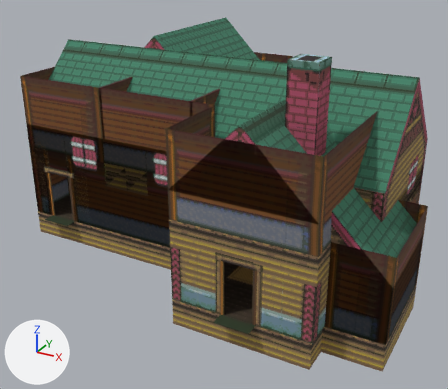
A saved change to the glTF model Graphics/Scenario/fierro/insides/house3_in.glb.
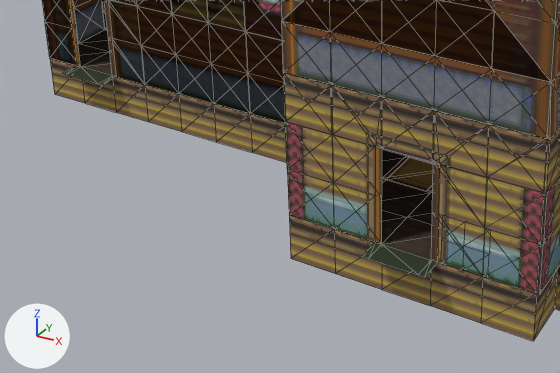
Each version is shown whole from a 50 mm camera at (11.12, -24.78, 11.66) aimed at (0.32, -5.14, 1.85), then close up on the part from 2% to 72% of the width and 46% to 100% of the height. Every picture has the same lights, and +X, +Y and +Z are marked at lower left. The close-ups show mesh edges as thin lines. Vertices at the same position are counted once.

Script lines for the objects in view, before the commit:
```python
me_cube_002 = bpy.data.meshes.new('Cube.002')
me_cube_002.from_pydata(...)  # 464 vertices, 741 faces; spans x -8.0..7.0, y -6.0..6.0, z 2.0..8.0
me_cube_002.materials.append(mat_z_forest5)
me_cube_003 = bpy.data.meshes.new('Cube.003')
me_cube_003.from_pydata(...)  # 696 vertices, 1236 faces; spans x -8.01..6.06, y -6.02..6.01, z 0.0..6.0
# faces by material slot: [316, 854, 66]
me_cube_003.materials.append(mat_z_forest5)
me_cube_003.materials.append(mat_z_casa1)
me_cube_003.materials.append(mat_rug2)  # picture img_z_casa_a__15
me_cube_009 = bpy.data.meshes.new('Cube.009')
me_cube_009.from_pydata(...)  # 367 vertices, 660 faces; spans x -8.0..6.0, y -6.5..6.0, z -1.0..3.0
# faces by material slot: [556, 104]
me_cube_009.materials.append(mat_z_casa1)
me_cube_009.materials.append(mat_z_forest5)
ob_scenario_002 = bpy.data.objects.new('Scenario.002', me_cube_009)
ob_scenario_002.location = (0.0, -4.0, 0.0)
ob_scenario_003 = bpy.data.objects.new('Scenario.003', me_cube_002)
ob_scenario_003.location = (0.0, -4.0, 0.0)
ob_scenario_004 = bpy.data.objects.new('Scenario.004', me_cube_003)
ob_scenario_004.location = (0.0, -4.0, 0.0)
# also in view: 'Scenario.010' at (-1.03, -3.5, 0.01)
```
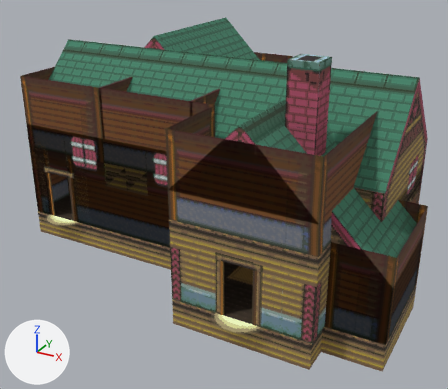
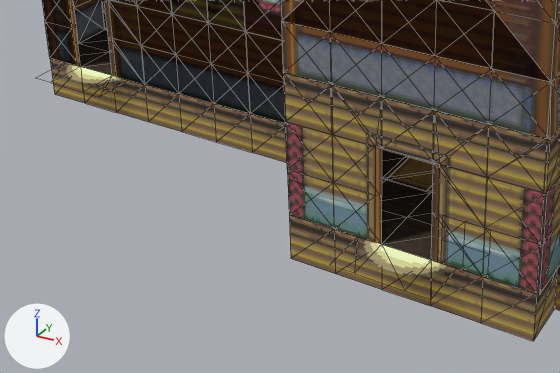
Edits to the bpy script that builds the scene:
```text
Add img_exit:
    img_exit = load_image('exit', '_unpacked/exit', 32, 16, 'sRGB')
Add mat_exit:
    mat_exit = bpy.data.materials.new('exit')
    # colours: black #000000
    # uses the picture img_exit
Change me_cube_009:
    where me_cube_009.from_pydata(...)  # 367 vertices, 660 faces; spans x -8.0..6.0, y -6.5..6.0, z -1.0..3.0
    used by ob_scenario_002; location = (0.0, -4.0, 0.0)
    me_cube_009 part 1
    me_cube_009.vertices[26].co: (-7.13, -3.0, 0.0) -> (-7.5, -3.0, 0.0)  # pixel (76, 65) -> pixel (65, 62)
    me_cube_009.vertices[27].co: (-5.87, -3.0, 0.0) -> (-5.5, -3.0, 0.0)  # pixel (116, 76) -> pixel (128, 80)
    me_cube_009.vertices[28].co: (-7.0, -3.5, 0.0) -> (-7.0, -4.0, 0.0)  # pixel (65, 74) -> not seen
    me_cube_009.vertices[29].co: (-6.0, -3.5, 0.0) -> (-6.0, -4.0, 0.0)  # pixel (97, 83) -> not seen
    me_cube_009.vertices[30].co: (-5.87, -3.5, 0.0) -> (-5.5, -4.0, 0.0)  # pixel (102, 85) -> not seen
    me_cube_009.vertices[31].co: (-7.13, -3.5, 0.0) -> (-7.5, -4.0, 0.0)  # pixel (61, 73) -> not seen
    me_cube_009 part 2
    me_cube_009.vertices[32].co: (2.87, -6.0, 0.0) -> (2.5, -6.0, 0.0)  # pixel (375, 242) -> pixel (357, 236)
    me_cube_009.vertices[33].co: (4.13, -6.0, 0.0) -> (4.5, -6.0, 0.0)  # pixel (437, 262) -> pixel (456, 268)
    me_cube_009.vertices[34].co: (3.0, -6.5, 0.0) -> (3.0, -7.0, 0.0)  # pixel (368, 258) -> not seen
    me_cube_009.vertices[35].co: (4.0, -6.5, 0.0) -> (4.0, -7.0, 0.0)  # pixel (418, 274) -> not seen
    me_cube_009.vertices[36].co: (2.87, -6.5, 0.0) -> (2.5, -7.0, 0.0)  # pixel (361, 256) -> not seen
    me_cube_009.vertices[37].co: (4.13, -6.5, 0.0) -> (4.5, -7.0, 0.0)  # pixel (424, 277) -> not seen
    add me_cube_009.materials.append(mat_exit)
```

What differs and where, as boxes [x1, y1, x2, y2] in the close-ups (560 x 373 px; the box of a moved part takes in the faces that stretch with it):
part 1 of me_cube_009, moved or reshaped
    before: [62, 66, 116, 85]
    after: [66, 64, 122, 84]
part 2 of me_cube_009, moved or reshaped
    before: [362, 242, 437, 277]
    after: [363, 240, 447, 275]
